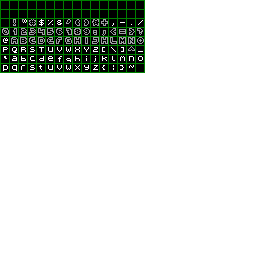
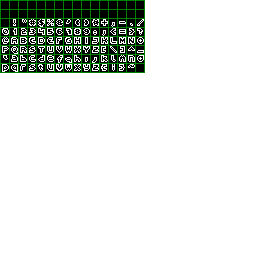
Layered file, before and after one edit (256x256). Changes by layer:
painted on "ascii.pcx" over <box>2,19,144,72</box>
